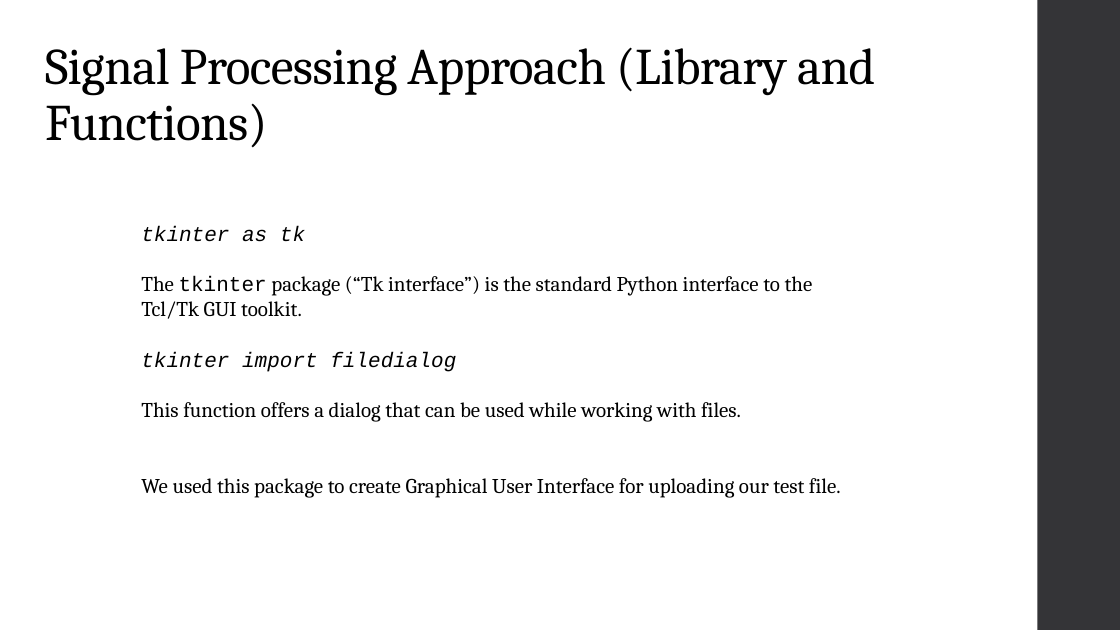
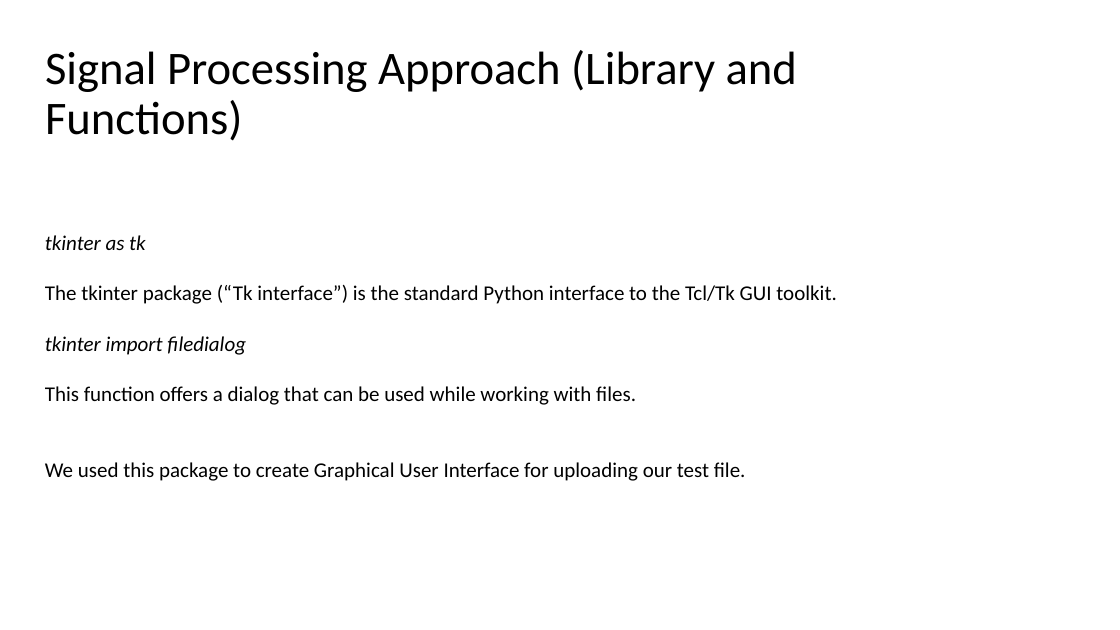
Before and after one commit to Fathir-shishir/peak-detection-, a slide deck: slide 7 of CI project T1.pptx. Drawn at 1120x630 pixels with LibreOffice and Linux fonts; fonts in the diff are those of the drawing. Boxes give left, top, right and bottom in pixels: in the first picture for what was removed or moved away, otherwise in the second. Text is boxed around its words. In the diff, an @@ line names an element or a change of style, - is before the commit and + after.

```diff
--- a/CI project T1.pptx
+++ b/CI project T1.pptx
@@ rectangle removed at [1038,0,1120,630] @@
@@ title "Signal Processing Approach (Library and ..." at [45,50,797,141]: size 44 to 40 pt, font Cambria to Calibri, letter spacing -0.5 to 0 pt; vertical alignment bottom to middle @@
@@ text "tkinter as tk": place and size @@
-text "tkinter as tk" at [141,226,841,498]
+text "tkinter as tk" at [45,235,836,481]
@@ text "tkinter as tk" at [45,235,836,481]: font Courier New to Calibri in "tkinter as tk", "tkinter", "tkinter import filedialog"; font Cambria to Calibri in "The package (“Tk interface”) is the standard ...", "This function offers a dialog that can ...", "We used this package to create Graphical ..." @@
```
Also in this commit, not shown: 11 other slides changed, 4 slides added, 5 slides removed.
